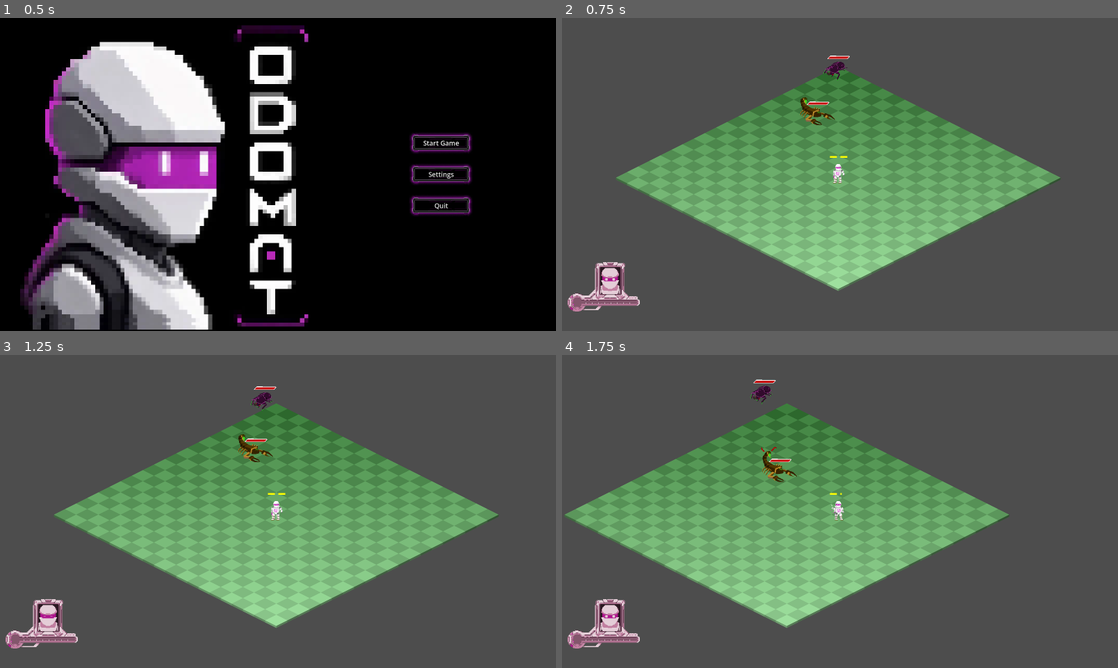
Above: before the commit, frames 1-4 (two rows, left to right).
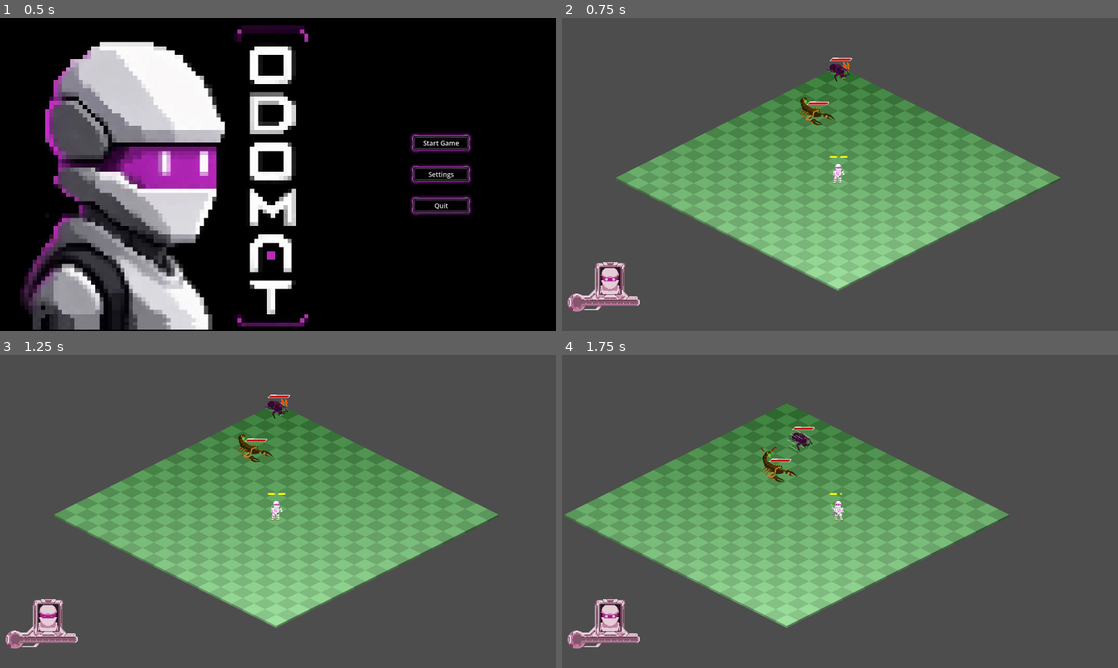
Above: after the commit, the same moments.

Repository: NoeRoberties/Odomat
Game: Godot game, scene res://Scenes/UI/MainMenu/MainMenu.tscn
The game is run twice, just before and just after one commit, with the same random seed, the same clock (stepped at 60 frames per second) and the same inputs.
Inputs (mouse positions are in pixels of both pictures, inside the frame that each line leads up to):
- Up to frame 1 (0.5 s): no input
- Up to frame 2 (0.75 s): click "Start Game" at 0.5 s
- Up to frame 3 (1.25 s): no input
- Up to frame 4 (1.75 s): tap Enter (ui_accept) at 1.25, 1.52 s; move the mouse to (962, 495) at 1.27 s; hold D (move_right) from 1.28 s (still down); hold Shift (dash) from 1.28 s (still down); click (962, 495) at 1.42 s

Frame 1 is identical in both runs. In frame 2, 0.2% of the frame differs, in the area x 47-53%, y 12-21%; in frame 3, 0.3%; in frame 4, 0.3%, in the area x 33-46%, y 7-31%.

Commit message:
[UPT] Bettle enemy is faster, have recovery time and take colisions

Diff:
--- a/godot-project/odomat/Scenes/Enemies/Beetle/Beetle.tscn
+++ b/godot-project/odomat/Scenes/Enemies/Beetle/Beetle.tscn
@@ -1,13 +1,13 @@
 [gd_scene format=3 uid="uid://dpt76ag0jeexs"]
 
 [ext_resource type="Script" uid="uid://ltynpqd0x742" path="res://Scripts/Enemies/Beetle/beetle.gd" id="1_f0k3c"]
-[ext_resource type="Texture2D" uid="uid://betqluaq6h211" path="res://Assets/Enemy/Mobs/Beetle/beetle.png" id="2_edmr7"]
+[ext_resource type="Texture2D" uid="uid://cpwimjnyotsvd" path="res://Assets/Enemy/Mobs/Beetle/beetle.png" id="2_edmr7"]
 
 [sub_resource type="CircleShape2D" id="CircleShape2D_p1xxi"]
 radius = 14.035668
 
 [sub_resource type="CircleShape2D" id="CircleShape2D_7yyg5"]
-radius = 150.03
+radius = 174.00287
 
 [sub_resource type="AtlasTexture" id="AtlasTexture_edmr7"]
 atlas = ExtResource("2_edmr7")
@@ -24,6 +24,14 @@
 [sub_resource type="AtlasTexture" id="AtlasTexture_h6ba7"]
 atlas = ExtResource("2_edmr7")
 region = Rect2(0, 64, 80, 64)
+
+[sub_resource type="AtlasTexture" id="AtlasTexture_cf7p8"]
+atlas = ExtResource("2_edmr7")
+region = Rect2(80, 0, 80, 64)
+
+[sub_resource type="AtlasTexture" id="AtlasTexture_frumd"]
+atlas = ExtResource("2_edmr7")
+region = Rect2(160, 0, 80, 64)
 
 [sub_resource type="AtlasTexture" id="AtlasTexture_pj7tx"]
 atlas = ExtResource("2_edmr7")
@@ -71,6 +79,17 @@
 }, {
 "frames": [{
 "duration": 1.0,
+"texture": SubResource("AtlasTexture_cf7p8")
+}, {
+"duration": 1.0,
+"texture": SubResource("AtlasTexture_frumd")
+}],
+"loop": true,
+"name": &"recovering",
+"speed": 2.0
+}, {
+"frames": [{
+"duration": 1.0,
 "texture": SubResource("AtlasTexture_pj7tx")
 }, {
 "duration": 1.0,
@@ -105,7 +124,8 @@
 
 [node name="DetectionArea" type="Area2D" parent="." unique_id=1169256084]
 
-[node name="CollisionShape2D" type="CollisionShape2D" parent="DetectionArea" unique_id=2086367212]
+[node name="DetectionCircle" type="CollisionShape2D" parent="DetectionArea" unique_id=2086367212]
+unique_name_in_owner = true
 shape = SubResource("CircleShape2D_7yyg5")
 
 [node name="AttackLoadingTimer" type="Timer" parent="." unique_id=1611566702]
@@ -114,10 +134,12 @@
 
 [node name="AnimatedSprite2D" type="AnimatedSprite2D" parent="." unique_id=1628199959]
 sprite_frames = SubResource("SpriteFrames_ygk7p")
-animation = &"hurt"
-frame = 2
-frame_progress = 1.0
+animation = &"recovering"
+
+[node name="RecoveringTimer" type="Timer" parent="." unique_id=1547508335]
+unique_name_in_owner = true
 
 [connection signal="body_entered" from="DetectionArea" to="." method="_on_detection_area_body_entered"]
 [connection signal="body_exited" from="DetectionArea" to="." method="_on_detection_area_body_exited"]
 [connection signal="timeout" from="AttackLoadingTimer" to="." method="_on_attack_loading_timer_timeout"]
+[connection signal="timeout" from="RecoveringTimer" to="." method="_on_recovering_timer_timeout"]
--- a/godot-project/odomat/Scripts/Enemies/Beetle/beetle.gd
+++ b/godot-project/odomat/Scripts/Enemies/Beetle/beetle.gd
@@ -1,30 +1,36 @@
 extends Enemy
 class_name Beetle
 
+const BEETLE_SPEED: float = 75.0
 const BEETLE_HEALTH: int = 10
 const HEALTH_BAR_POSITION: Vector2 = Vector2(-24.0, -44.0)
-const WANDERING_DISTANCE: float = 200.0
-const ATTACK_SPEED_MULTIPLIER: float = 3.0
+const WANDERING_DISTANCE: float = 300.0
+const ATTACK_SPEED_MULTIPLIER: float = 10.0
 const ATTACK_DAMAGE: int = 12
 const ATTACK_KNOCKBACK_FORCE: float = 260.0
 const KNOCKBACK_DEGRESION_FORCE: float = 200.0
 const KNOCKBACK_VELOCITY_TRESHOLD: float = 10.0
+const DETECTION_AREA_RADIUS: float = 350.0
+const RECOVERING_TIME: float = 2.0
 
-@export var _speed: float = 75.0
+var _speed: float = BEETLE_SPEED
 
 var _wandering_destination: Vector2
 var _attacking_destination: Vector2
 var _player: CharacterBody2D = null
 var _attack_timer: Timer = null
+var _recover_timer: Timer = null
 
-enum State {ATTACKING, WANDERING, LOADING, KNOCKBACKED}
+enum State {ATTACKING, WANDERING, LOADING, KNOCKBACKED, RECOVERING}
 
 var _state: State = State.WANDERING
 
 func _on_ready() -> void:
 	_attack_timer = %AttackLoadingTimer
+	_recover_timer = %RecoveringTimer
 	_health = BEETLE_HEALTH
 	_choose_wandering_destination()
+	%DetectionCircle.shape.radius = DETECTION_AREA_RADIUS
 
 
 func _on_physics_process(_delta: float) -> void:
@@ -41,6 +47,9 @@
 		move_and_slide()
 		if velocity.length() <= KNOCKBACK_VELOCITY_TRESHOLD:
 			_state = State.WANDERING
+	if _state == State.RECOVERING:
+		_animated_sprite.play("recovering")
+	_handle_collision()
 
 
 func _on_damage(damage: int, attacker_position: Vector2, knockback_force: float) -> void:
@@ -71,31 +80,26 @@
 
 func _attack() -> void:
 	var direction: Vector2 = _attacking_destination - global_position
+	var distance: float = direction.length()
 
-	if direction.length() > 3.0:
-		velocity = direction.normalized() * _speed * ATTACK_SPEED_MULTIPLIER
+	if distance > 3.0:
+		var attack_speed = _speed * ATTACK_SPEED_MULTIPLIER
+
+		# Slow down when approaching the destination.
+		attack_speed = min(attack_speed, distance / get_physics_process_delta_time())
+
+		velocity = direction.normalized() * attack_speed
+		move_and_slide()
 	else:
-		_state = State.WANDERING
-		return
-	move_and_slide()
-	_apply_contact_damage_to_player()
+		_recover()
 
 
-func _apply_contact_damage_to_player() -> void:
-	for i in range(get_slide_collision_count()):
-		var collision := get_slide_collision(i)
-		var collider := collision.get_collider()
-		if not (collider is Node):
-			continue
-		if not (collider as Node).is_in_group("player"):
-			continue
-		if not collider.has_method("take_damage"):
-			continue
-
-		# Pass attacker position and force to allow target to compute knockback.
-		collider.take_damage(ATTACK_DAMAGE, global_position, ATTACK_KNOCKBACK_FORCE)
-		_load_attack()
-		break
+func _recover() -> void:
+	velocity = Vector2.ZERO
+	_state = State.RECOVERING
+	_animated_sprite.play("recovering")
+	if _recover_timer != null:
+		_recover_timer.start(RECOVERING_TIME)
 
 
 func _wander() -> void:
@@ -120,11 +124,32 @@
 	_wandering_destination = global_position + offset_vector
 
 
+func _handle_collision() -> void:
+	for i in range(get_slide_collision_count()):
+		var collision := get_slide_collision(i)
+		var collider := collision.get_collider()
+		if _state == State.ATTACKING and (collider as Node).is_in_group("player") and collider.has_method("take_damage"):
+			collider.take_damage(ATTACK_DAMAGE, global_position, ATTACK_KNOCKBACK_FORCE)
+			_recover()
+			break
+		_choose_wandering_destination()
+
+
 func _on_attack_loading_timer_timeout() -> void:
 	_state = State.ATTACKING
 	_attacking_destination = _player.global_position
 	if _attack_timer != null:
 		_attack_timer.stop()
+
+
+func _on_recovering_timer_timeout() -> void:
+	if _player != null:
+		_load_attack()
+	else:
+		_choose_wandering_destination()
+		_state = State.WANDERING
+	if _attack_timer != null:
+		_recover_timer.stop()
 
 
 func _on_detection_area_body_entered(body: Node2D) -> void:
